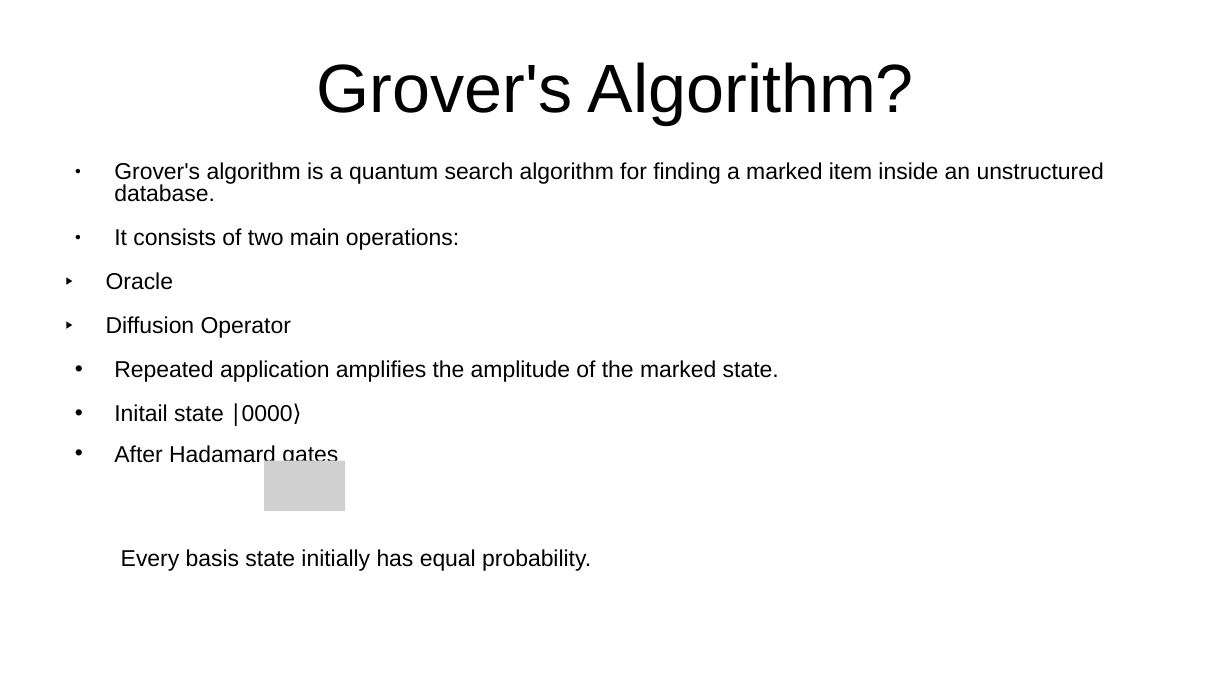
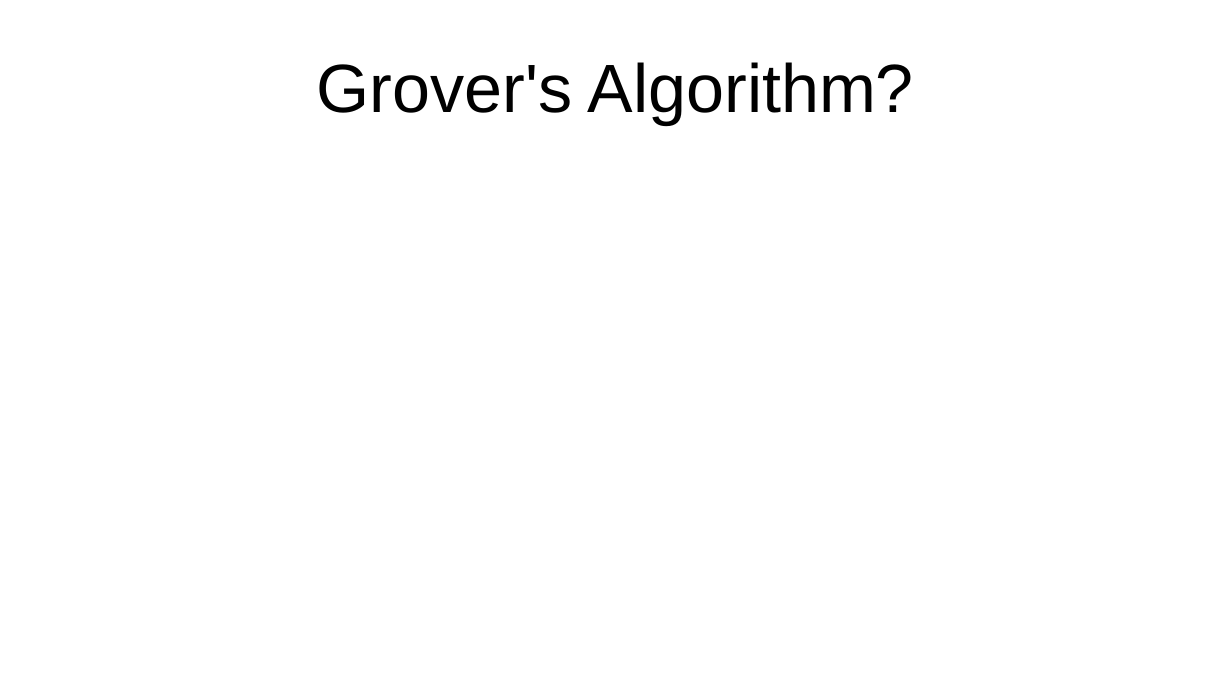
Before and after one commit to LaplaceDaemon101/grover-search, a slide deck: slide 3 of Group_No_6A.pptx. Drawn at 1232x693 pixels with LibreOffice and Linux fonts; fonts in the diff are those of the drawing; grey boxes stand for pictures. Boxes give left, top, right and bottom in pixels: in the first picture for what was removed or moved away, otherwise in the second. Text is boxed around its words. In the diff, an @@ line names an element or a change of style, - is before the commit and + after.

```diff
--- a/Group_No_6A.pptx
+++ b/Group_No_6A.pptx
@@ text removed at (106, 162, 1104, 571) @@
-● Grover's algorithm is a quantum search algorithm for finding a marked item inside an unstructured database.
-● It consists of two main operations:
-▶ Oracle
-▶ Diffusion Operator
-• Repeated application amplifies the amplitude of the marked state.
-• Initail state ∣0000⟩
-• After Hadamard gates
-Every basis state initially has equal probability.
@@ picture removed at (264, 461, 345, 511) @@
```
Also in this commit, not shown: 9 other slides changed.
